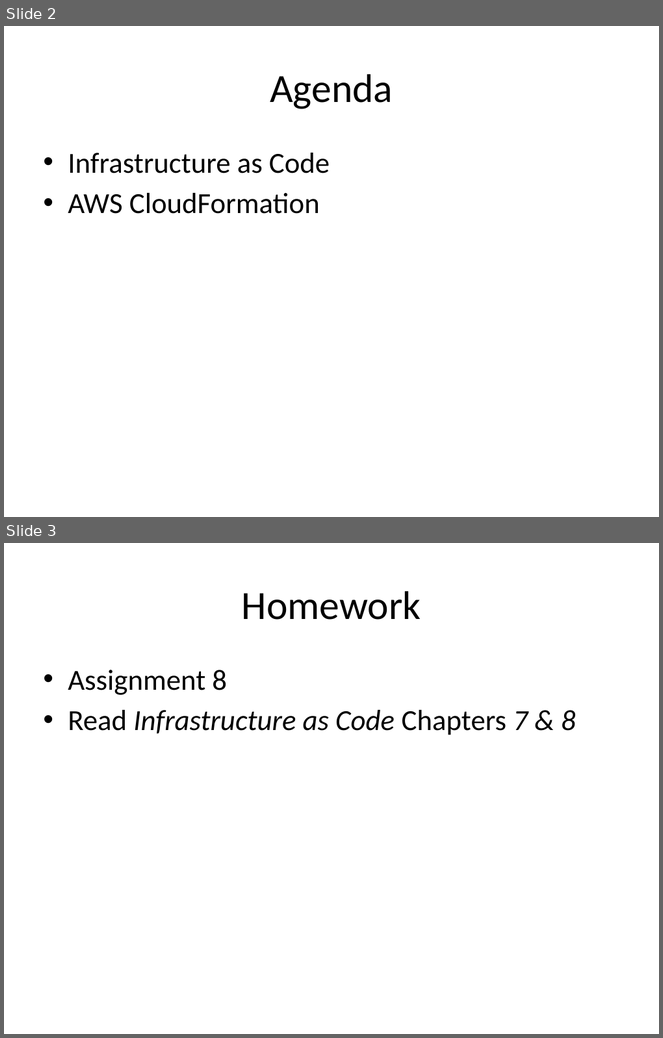
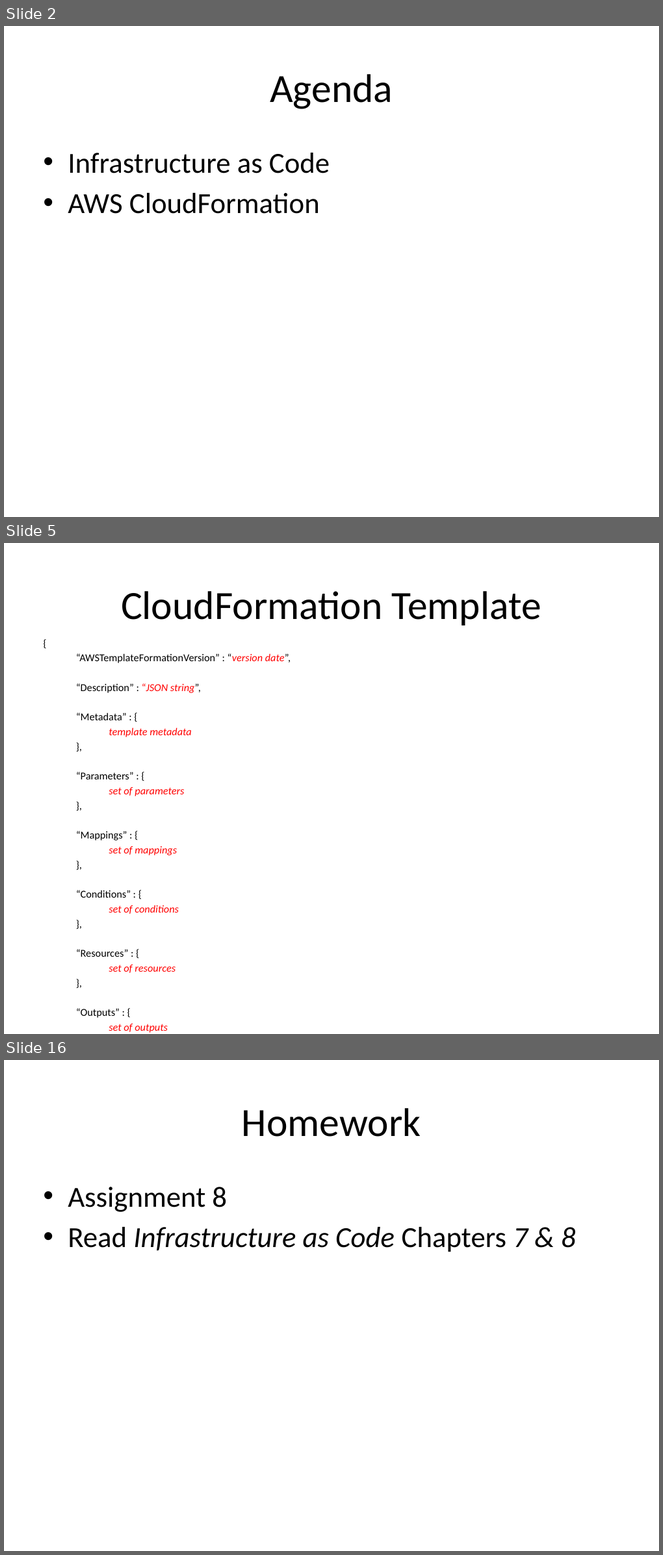
Before and after one commit to jasondbaker/infrastructure-class, a slide deck: infrastructure-week-9.pptx. Shown one above the other, each under a label of ours: slides 2 and 3 before the commit, slides 2, 5 and 16 after it; the slides between them are not shown. The pictures are 663x1038 and 663x1555 pixels, drawn with LibreOffice and Linux fonts; fonts in the diff are those of the drawing. Boxes give left, top, right and bottom in pixels: in the first picture for what was removed or moved away, otherwise in the second. Text is boxed around its words. In the diff, an @@ line names an element or a change of style, - is before the commit and + after.

Commit message:
add cloudformation content

```diff
--- a/infrastructure-week-9.pptx
+++ b/infrastructure-week-9.pptx
@@ slide 5 added at (4, 543, 659, 1034), background #FFFFFF @@
@@ title added at (121, 591, 542, 626), 44 pt, text #000000 @@
+CloudFormation Template
@@ text added at (76, 653, 291, 1033), 11.6 pt, text #000000 @@
+{
+“AWSTemplateFormationVersion” : “version date”,
+“Description” : “JSON string”,
+“Metadata” : {
+template metadata
+},
+“Parameters” : {
+set of parameters
+},
+“Mappings” : {
+set of mappings
+},
+“Conditions” : {
+set of conditions
+},
+“Resources” : {
+set of resources
+},
+“Outputs” : {
+set of outputs
+}
+}
@@ what was slide 3 is now slide 16 @@
```
Also in this commit, not shown: 12 other slides added, 1 other file.
